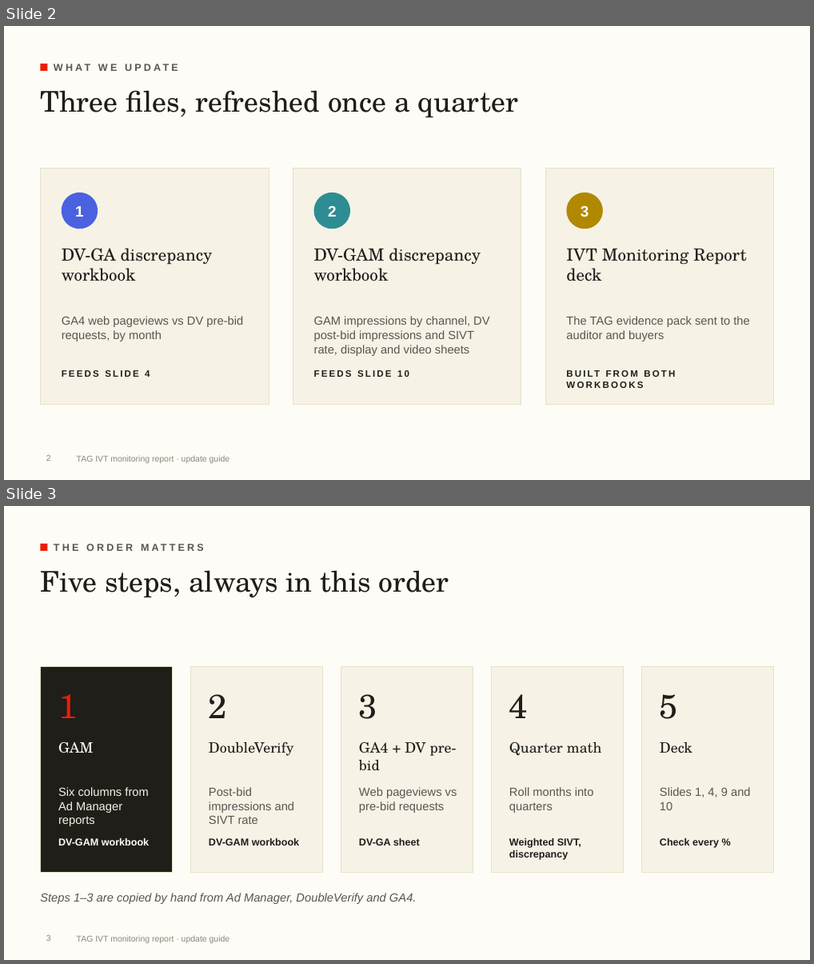
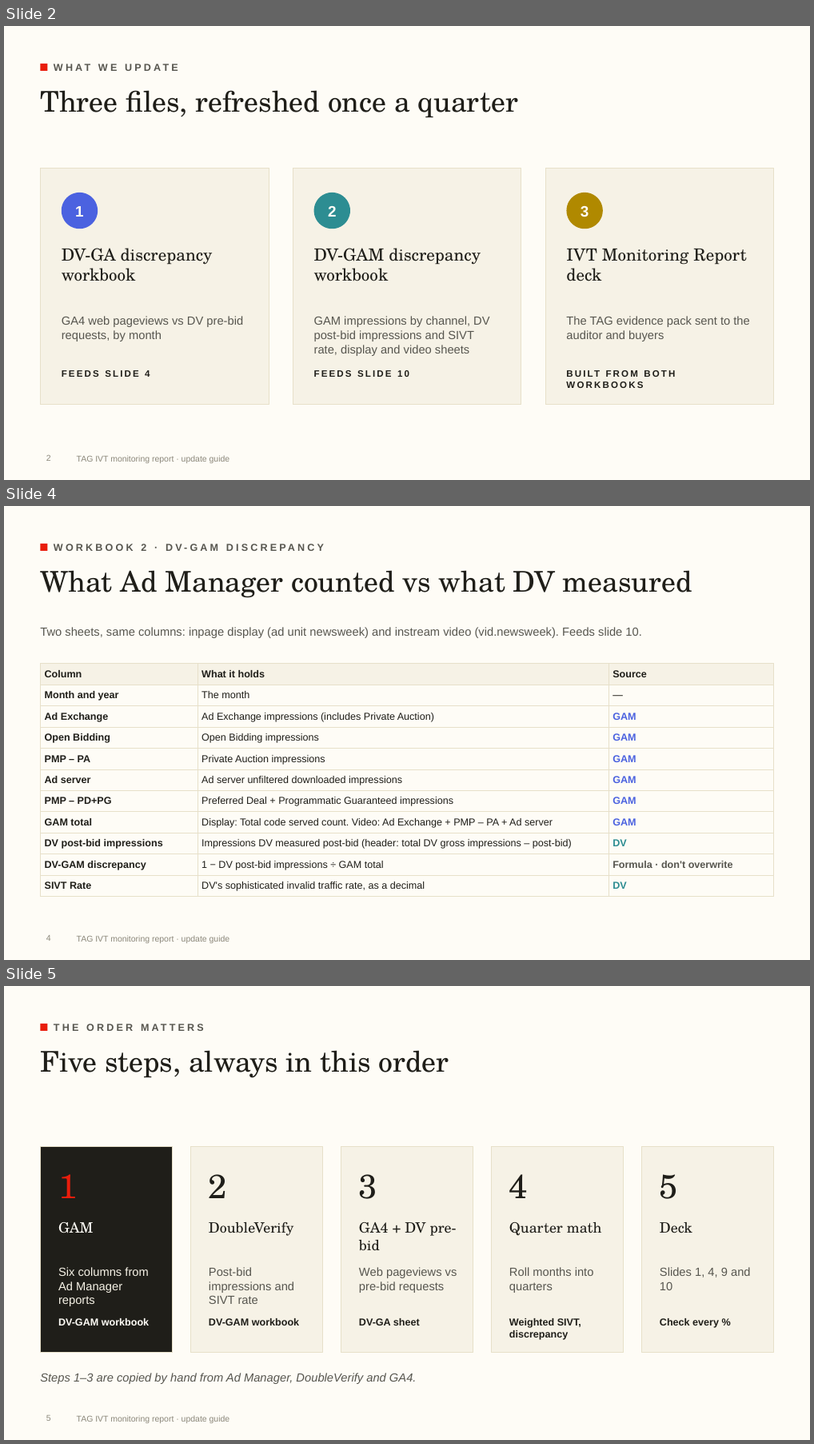
Before and after one commit to rogerhirano-nw/yield-dashboard, a slide deck: docs/TAG_IVT_Report_Update_Guide.pptx. Shown one above the other, each under a label of ours: slides 2 and 3 before the commit, slides 2, 4 and 5 after it; the slides between them are not shown. The pictures are 814x964 and 814x1444 pixels, drawn with LibreOffice and Linux fonts; fonts in the diff are those of the drawing; background and template pictures are left out. Boxes give left, top, right and bottom in pixels: in the first picture for what was removed or moved away, otherwise in the second. Text is boxed around its words. In the diff, an @@ line names an element or a change of style, - is before the commit and + after.

```diff
--- a/docs/TAG_IVT_Report_Update_Guide.pptx
+++ b/docs/TAG_IVT_Report_Update_Guide.pptx
@@ slide 4 added at (4,506,810,960), background #FEFCF6; not listed: 2 template elements that a slide beside it also shows @@
@@ text added at (141,544,146,551), 12 pt, text #57564F, bold @@
+WORKBOOK 2 · DV-GAM DISCREPANCY
@@ title added at (40,570,693,598), 34 pt, text #1F1E19 @@
+What Ad Manager counted vs what DV measured
@@ text added at (40,627,642,638), 14 pt, text #57564F @@
+Two sheets, same columns: inpage display (ad unit newsweek) and instream video (vid.newsweek). Feeds slide 10.
@@ table added at (40,664,774,894), 11 rows, 3 columns @@
+Column | What it holds | Source
+Month and year | The month | —
+Ad Exchange | Ad Exchange impressions (includes Private Auction) | GAM
+Open Bidding | Open Bidding impressions | GAM
+PMP – PA | Private Auction impressions | GAM
+Ad server | Ad server unfiltered downloaded impressions | GAM
+PMP – PD+PG | Preferred Deal + Programmatic Guaranteed impressions | GAM
+GAM total | Display: Total code served count. Video: Ad Exchange + PMP – PA + Ad server | GAM
+DV post-bid impressions | Impressions DV measured post-bid (header: total DV gross impressions – post-bid) | DV
+DV-GAM discrepancy | 1 − DV post-bid impressions ÷ GAM total | Formula · don't overwrite
+SIVT Rate | DV's sophisticated invalid traffic rate, as a decimal | DV
@@ page number added at (46,935,51,940), 10 pt, text #8C887B @@
+4
@@ what was slide 3 is now slide 5 @@
@@ page number at (46,1415,51,1420): text changed @@
-3
+5
```
Also in this commit, not shown: 1 slide changed, 1 other slide added, 2 other files.
